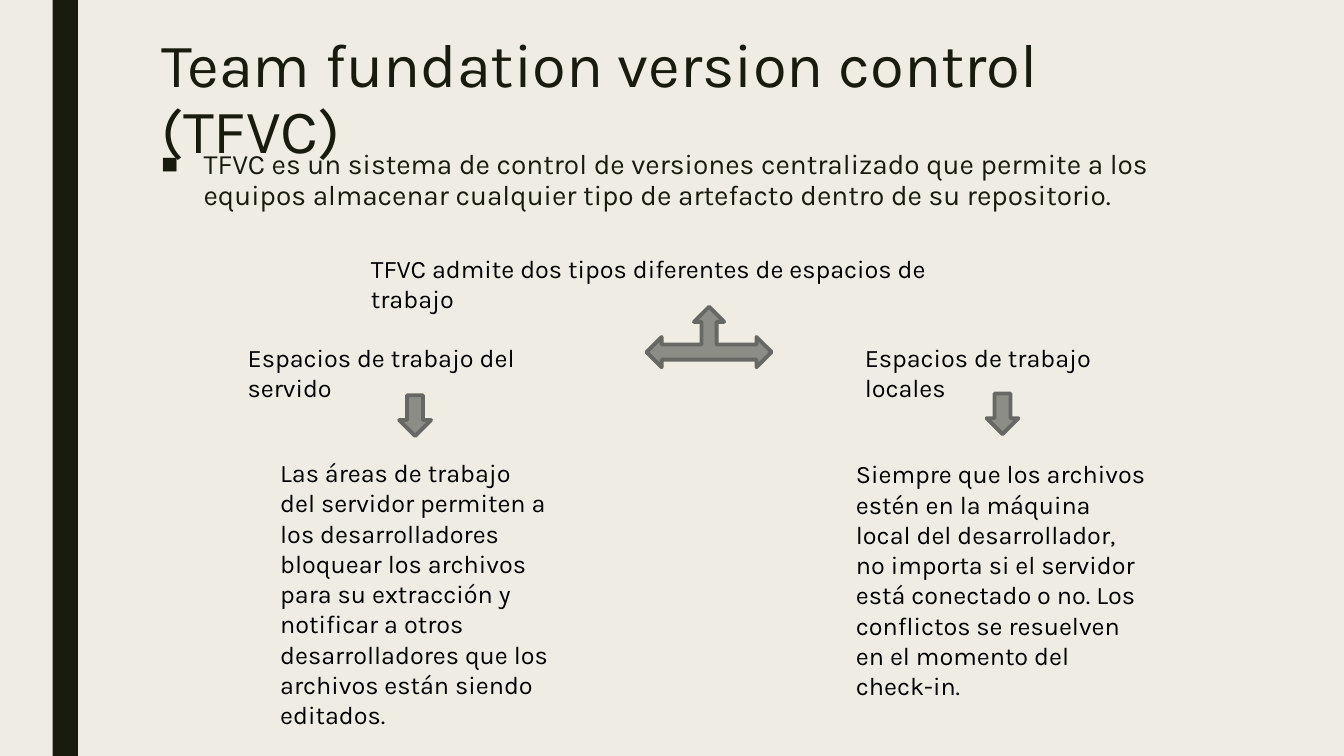
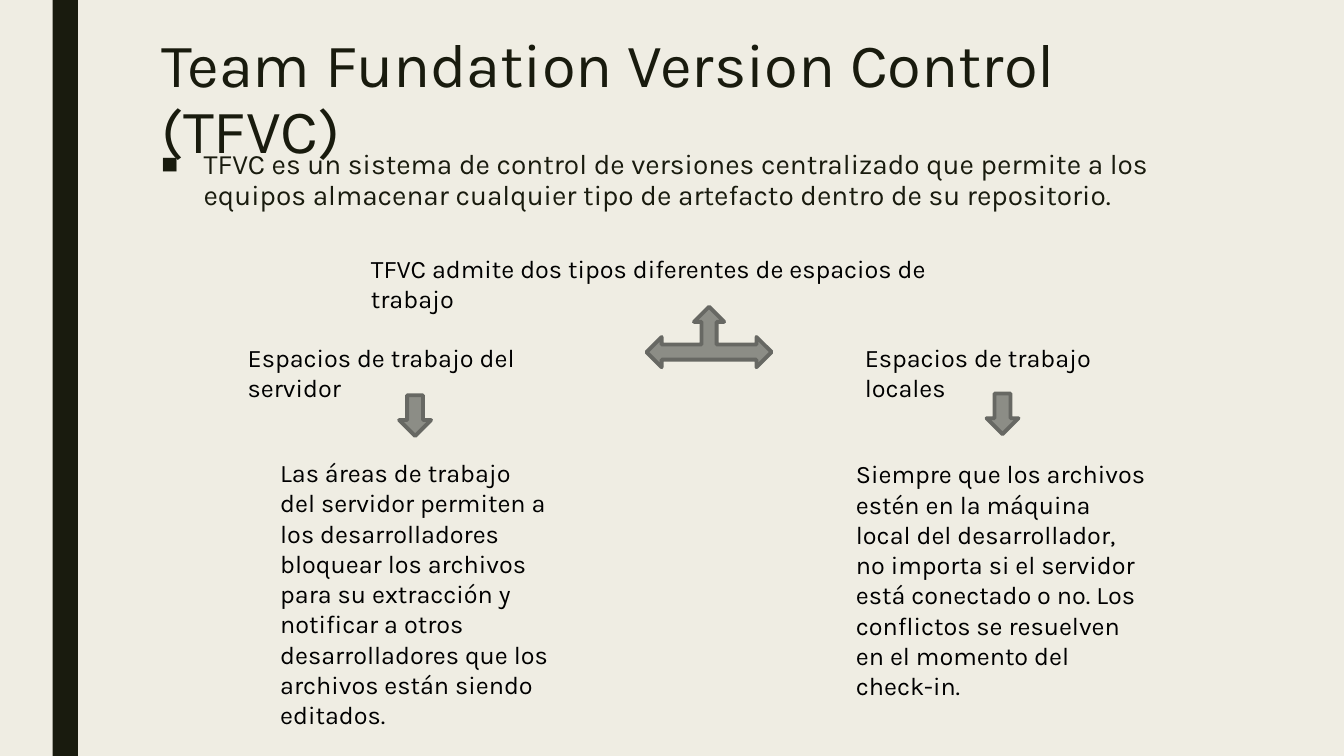
Before and after one commit to emimontesdeoca/2DAW, a slide deck: slide 10 of 2017/DPL/Segundo trimestre/Team fundation version control.pptx. Drawn at 1344x756 pixels with LibreOffice and Linux fonts; fonts in the diff are those of the drawing. Boxes give left, top, right and bottom in pixels: in the first picture for what was removed or moved away, otherwise in the second. Text is boxed around its words. In the diff, an @@ line names an element or a change of style, - is before the commit and + after.

```diff
--- a/2017/DPL/Segundo trimestre/Team fundation version control.pptx
+++ b/2017/DPL/Segundo trimestre/Team fundation version control.pptx
@@ title at <box>161,44,1055,168</box>: text changed @@
-Team fundation version control (TFVC)
+Team Fundation Version Control (TFVC)
@@ text at <box>248,349,515,398</box>: text changed @@
-Espacios de trabajo del servido
+Espacios de trabajo del servidor
```
Also in this commit, not shown: 2 other slides changed, 1 slide added, 50 other files.
